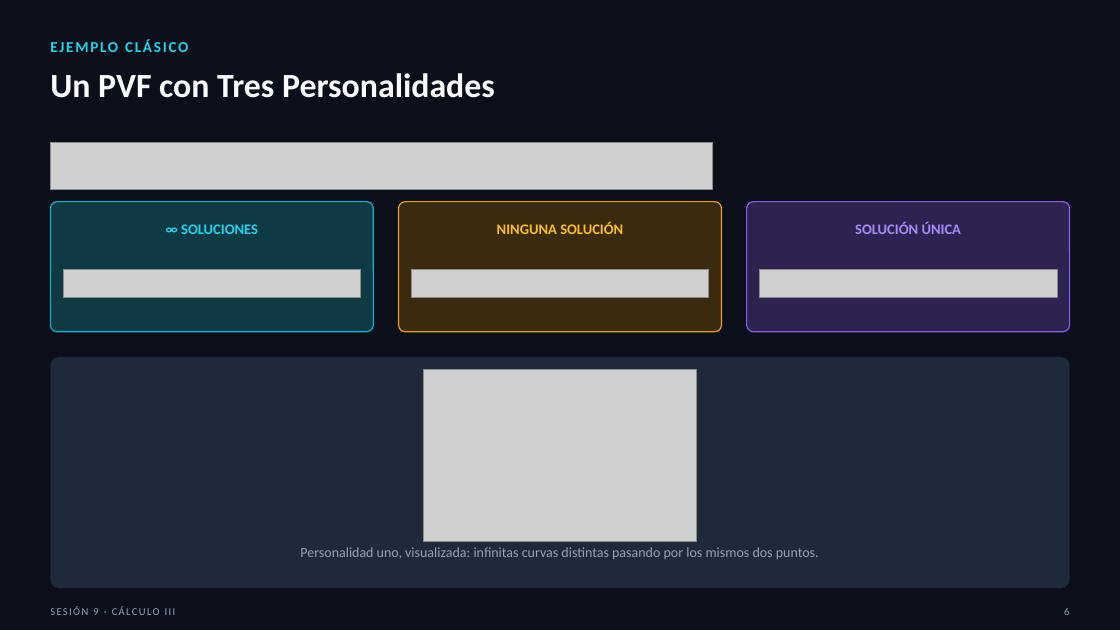
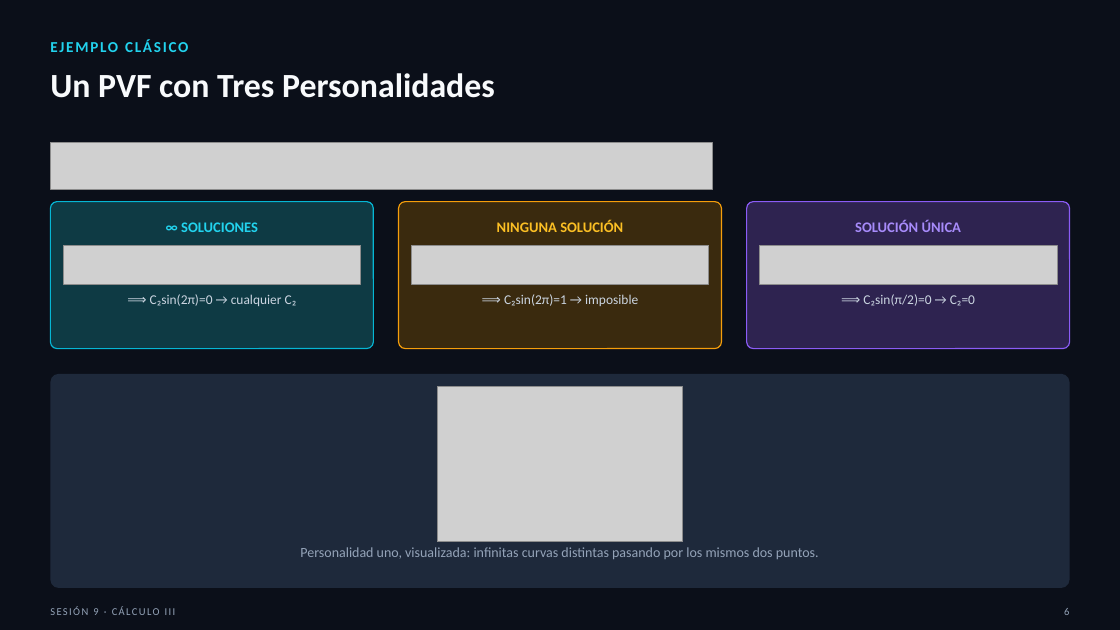
Before and after one commit to SernaEd/FirmsSimulationClass, a slide deck: slide 6 of sesion9/Sesion9_Teoria_Preliminar.pptx. Drawn at 1120x630 pixels with LibreOffice and Linux fonts; fonts in the diff are those of the drawing; grey boxes stand for pictures. Boxes give left, top, right and bottom in pixels: in the first picture for what was removed or moved away, otherwise in the second. Text is boxed around its words. In the diff, an @@ line names an element or a change of style, - is before the commit and + after.

```diff
--- a/sesion9/Sesion9_Teoria_Preliminar.pptx
+++ b/sesion9/Sesion9_Teoria_Preliminar.pptx
@@ rounded rectangle: place and size @@
-rounded rectangle at box(50, 202, 373, 332)
+rounded rectangle at box(50, 202, 373, 349)
@@ rounded rectangle: place and size @@
-rounded rectangle at box(398, 202, 721, 332)
+rounded rectangle at box(398, 202, 721, 349)
@@ proportions changed in 4 elements at box(50, 374, 1070, 588), box(50, 202, 373, 349), box(398, 202, 721, 349), box(747, 202, 1070, 349) @@
@@ rounded rectangle: place and size @@
-rounded rectangle at box(747, 202, 1070, 332)
+rounded rectangle at box(747, 202, 1070, 349)
@@ picture added at box(63, 245, 360, 284) @@
@@ picture added at box(411, 245, 708, 284) @@
@@ picture added at box(760, 245, 1057, 284) @@
@@ picture removed at box(63, 270, 360, 298) @@
@@ text added at box(150, 294, 297, 306), 11.5 pt, text #CBD5E1 @@
+⟹ C₂sin(2π)=0 → cualquier C₂
@@ picture removed at box(411, 270, 708, 298) @@
@@ text added at box(504, 294, 638, 306), 11.5 pt, text #CBD5E1 @@
+⟹ C₂sin(2π)=1 → imposible
@@ picture removed at box(760, 270, 1057, 297) @@
@@ text added at box(863, 294, 975, 306), 11.5 pt, text #CBD5E1 @@
+⟹ C₂sin(π/2)=0 → C₂=0
@@ rounded rectangle: place and size @@
-rounded rectangle at box(50, 357, 1070, 588)
+rounded rectangle at box(50, 374, 1070, 588)
@@ picture: place and size @@
-picture at box(424, 370, 697, 542)
+picture at box(437, 386, 682, 542)
```
Also in this commit, not shown: 1 other file.
